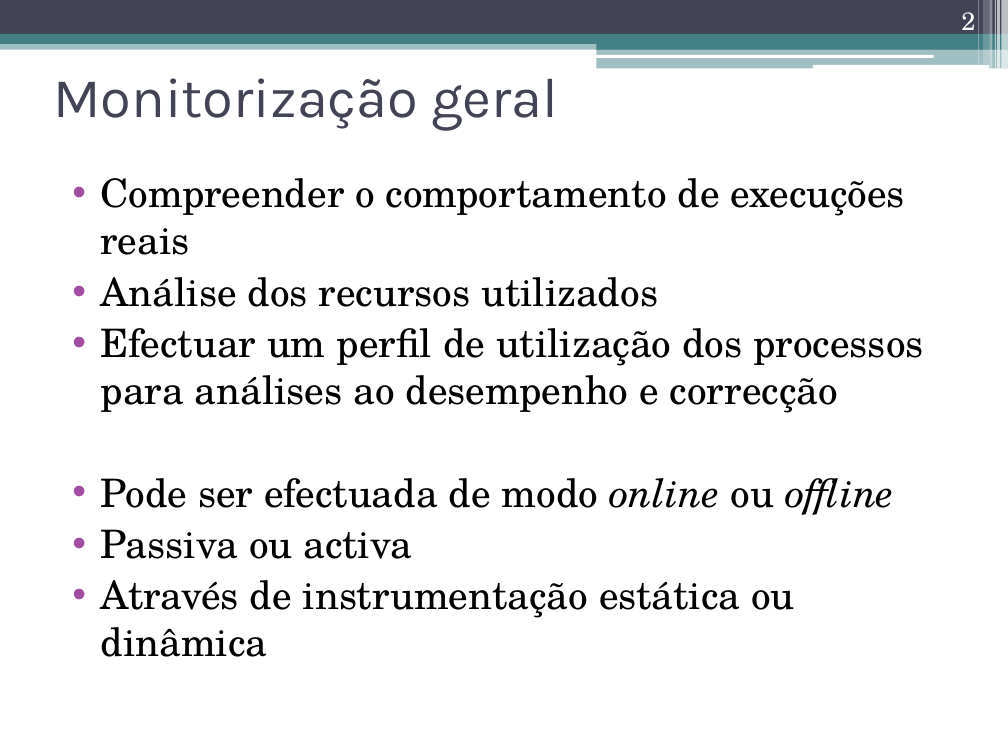
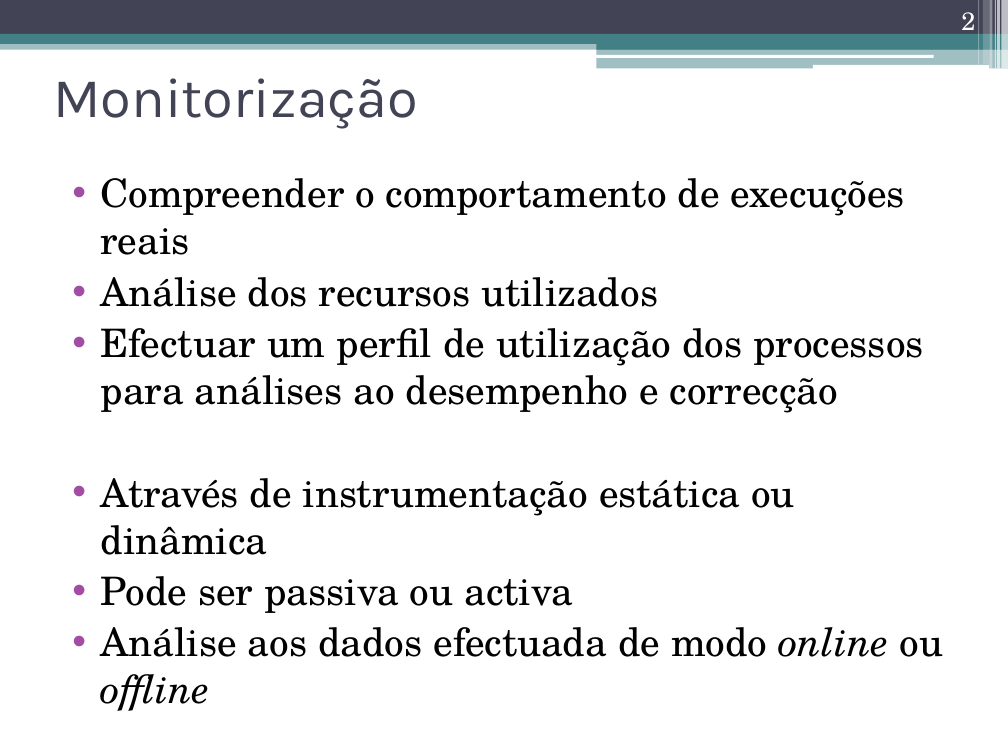
Before and after one commit to nunogmartins/cap_dissertation, a slide deck: slide 2 of doc/apresentacao_dissertacao.pptx. Drawn at 1008x756 pixels with LibreOffice and Linux fonts; fonts in the diff are those of the drawing. Boxes give left, top, right and bottom in pixels: in the first picture for what was removed or moved away, otherwise in the second. Text is boxed around its words. In the diff, an @@ line names an element or a change of style, - is before the commit and + after.

```diff
--- a/doc/apresentacao_dissertacao.pptx
+++ b/doc/apresentacao_dissertacao.pptx
@@ title at bbox=[54, 78, 418, 129]: text changed @@
-Monitorização geral
+Monitorização
@@ text at bbox=[101, 478, 894, 559]: paragraphs removed @@
-• Pode ser efectuada de modo online ou offline
-• Passiva ou activa
@@ text at bbox=[101, 576, 944, 711]: paragraphs added @@
+• Pode ser passiva ou activa
+• Análise aos dados efectuada de modo online ou offline
```
Also in this commit, not shown: 4 other slides changed, 1 slide added.
